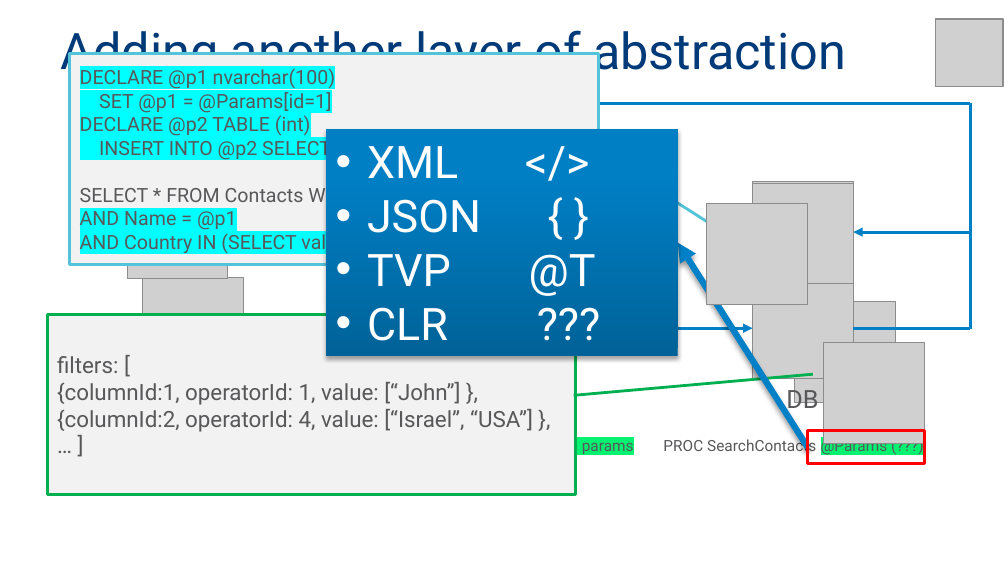
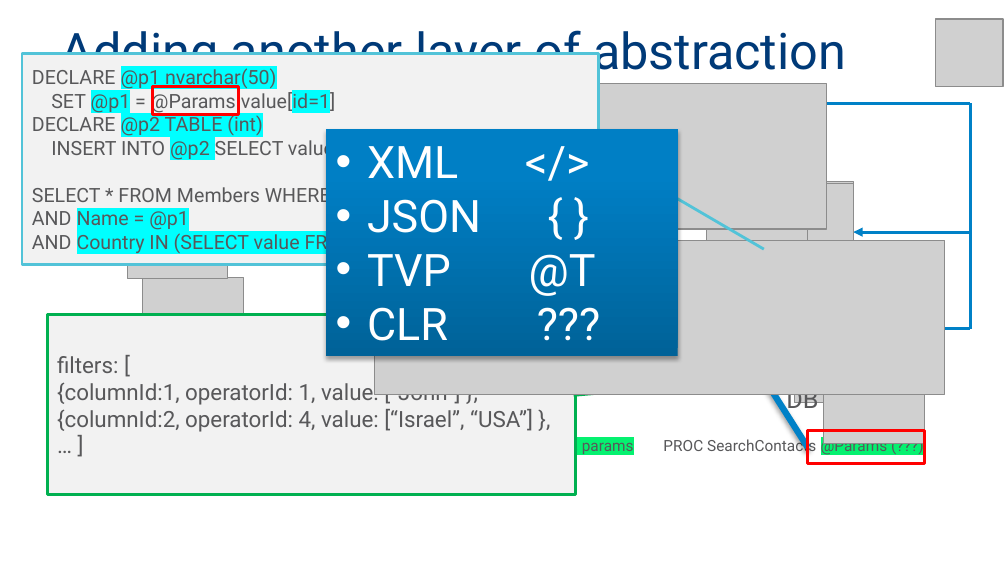
Before and after one commit to MadeiraData/DynamicFilters, a slide deck: slide 20 of DynamicFilters_Presentation_Eng.pptx. Drawn at 1008x567 pixels with LibreOffice and Linux fonts; fonts in the diff are those of the drawing; grey boxes stand for pictures; background and template pictures are left out. Boxes give left, top, right and bottom in pixels: in the first picture for what was removed or moved away, otherwise in the second. Text is boxed around its words. In the diff, an @@ line names an element or a change of style, - is before the commit and + after.

Commit message:
added some detail to param parser slide

```diff
--- a/DynamicFilters_Presentation_Eng.pptx
+++ b/DynamicFilters_Presentation_Eng.pptx
@@ border callout "DECLARE @p1 nvarchar(50)": place and size @@
-border callout "DECLARE @p1 nvarchar(50)" at [70,53,599,264]
+border callout "DECLARE @p1 nvarchar(50)" at [22,53,599,264]
@@ text in border callout at [32,68,335,114]: text changed @@
-DECLARE @p1 nvarchar(100)
-SET @p1 = @Params[id=1]
+DECLARE @p1 nvarchar(50)
+SET @p1 = @Params.value[id=1]
@@ rectangle added at [152,87,239,114], outline #FF0000 2 pt @@
@@ picture added at [370,83,826,229] @@
@@ text in border callout at [32,113,410,255]: highlight #00FFFF to none in "DECLARE", "AND", "AND" @@
@@ text in border callout at [32,137,582,208]: text changed @@
-INSERT INTO @p2 SELECT value FROM @Params[id=2]
-SELECT * FROM Contacts WHERE 1=1
+INSERT INTO @p2 SELECT value FROM @Params.value[id=2]
+SELECT * FROM Members WHERE 1=1
@@ picture added at [374,240,944,394] @@
@@ picture removed at [443,278,543,379] @@
@@ picture removed at [753,278,854,379] @@
@@ arrow removed from (543, 329) to (753, 329) @@
```
Also in this commit, not shown: 1 other slide changed.
